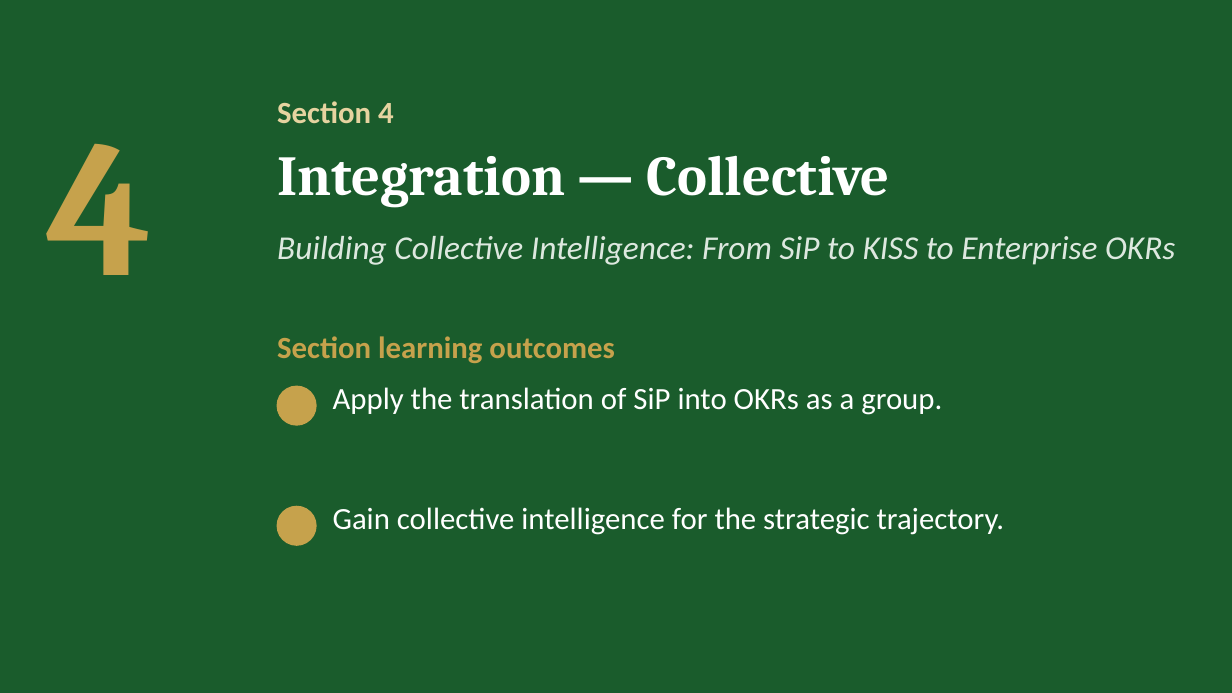
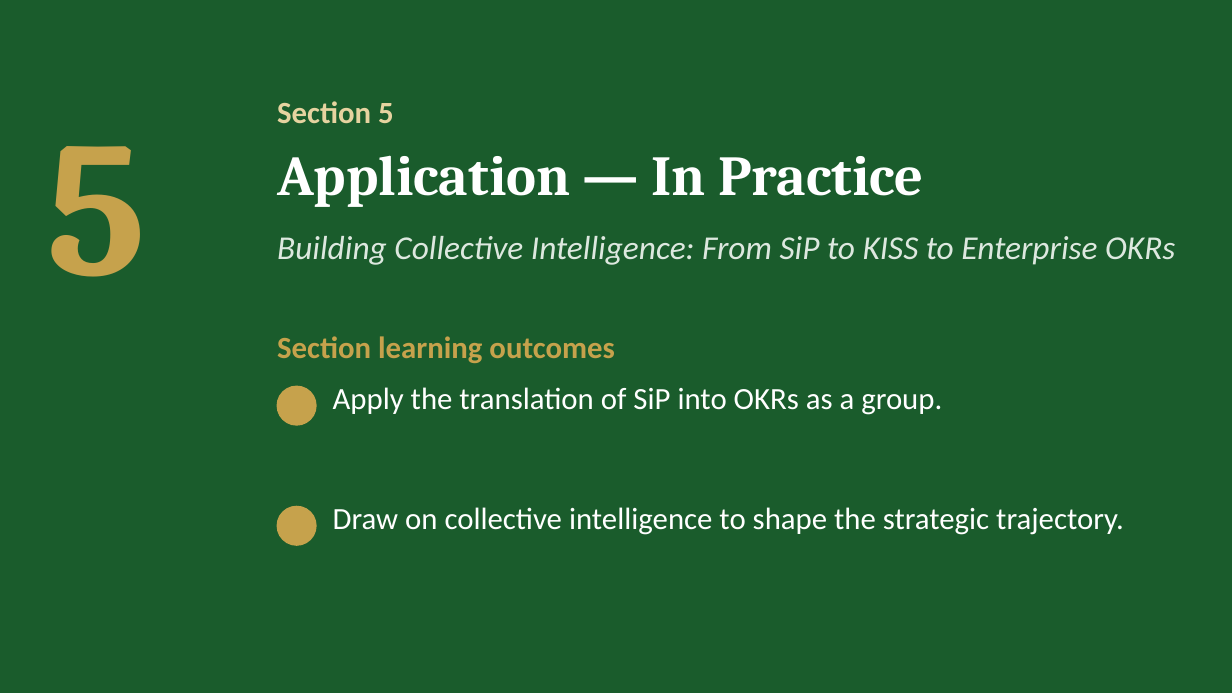
Before and after one commit to IBSL26/ibsl-platform, a slide deck: slide 31 of Unit decks/Unit 03 - SiP KISS Mapping & OKR Definition.pptx (slide 29 before the commit). Drawn at 1232x693 pixels with LibreOffice and Linux fonts; fonts in the diff are those of the drawing; background and template pictures are left out. Boxes give left, top, right and bottom in pixels: in the first picture for what was removed or moved away, otherwise in the second. Text is boxed around its words. In the diff, an @@ line names an element or a change of style, - is before the commit and + after.

```diff
--- a/Unit decks/Unit 03 - SiP KISS Mapping & OKR Definition.pptx
+++ b/Unit decks/Unit 03 - SiP KISS Mapping & OKR Definition.pptx
@@ text at <box>277,101,394,124</box>: text changed @@
-Section 4
+Section 5
@@ text at <box>46,146,146,277</box>: text changed @@
-4
+5
@@ text at <box>277,155,923,207</box>: text changed @@
-Integration — Collective
+Application — In Practice
@@ text at <box>333,507,1124,535</box>: text changed @@
-Gain collective intelligence for the strategic trajectory.
+Draw on collective intelligence to shape the strategic trajectory.
```
Also in this commit, not shown: 4 other slides changed, 28 other files.
